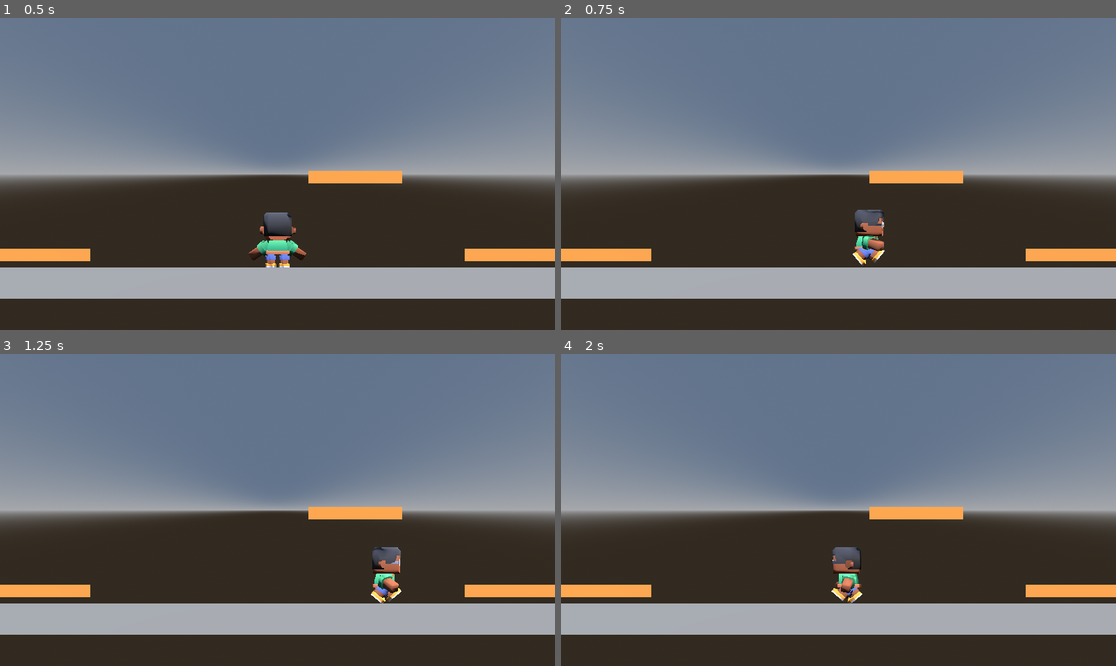
Above: before the commit, frames 1-4 (two rows, left to right).
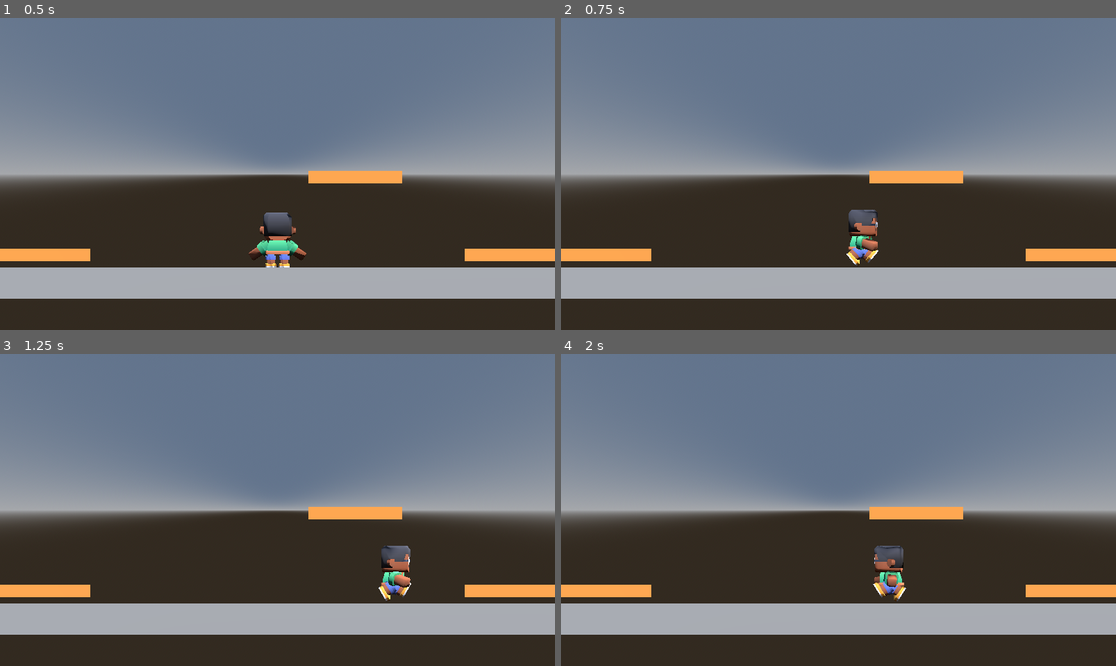
Above: after the commit, the same moments.

Repository: DanielNavarro-02/SpartanBlood
Game: Godot game, scene res://main.tscn
Same seed, same stepped clock (60 frames per second), same inputs: the game is played once before the commit and once after it.
Inputs:
- Up to frame 1 (0.5 s): no input
- Up to frame 2 (0.75 s): tap Enter at 0.5 s; hold D (move_right) from 0.53 s (still down)
- Up to frame 3 (1.25 s): keep holding D (move_right); tap Space (saltar) at 0.77 s
- Up to frame 4 (2 s): release D (move_right) at 1.28 s; hold A (move_left) from 1.28 s (still down); tap Space (saltar) at 1.52 s

Frame 1 is identical in both runs. In frame 2, 0.7% of the frame differs, in the area x 51-59%, y 61-80%; in frame 3, 0.9%; in frame 4, 1.4%, in the area x 48-63%, y 61-80%.

Commit message:
T7 N2 - Tarea A - arranque y frenado

Diff:
--- a/personaje.gd
+++ b/personaje.gd
@@ -1,14 +1,16 @@
 extends CharacterBody3D
 
-@export var speed = 5.0
-@export var gravedad = 20.0
-@export var altura_salto = 6.0
+@export var speed = 6.0
+@export var tiempo_arranque = 0.15
+@export var gravedad = 30.0
+@export var altura_salto = 4.0
 @onready var anim = $Modelo/AnimationPlayer
 
 # Enchufes: otros scripts (las acciones del juego) cambian estas tres variables.
 var multiplicador = 1.0     # 1 = rapidez normal, 0.5 = la mitad, 0 = quieto
 var empuje = Vector3.ZERO   # velocidad extra en m/s (dash, retroceso)
 var accion = ""             # animación de la acción; "" = ninguna
+var avance = 0.0
 
 
 func _physics_process(delta):
@@ -18,7 +20,9 @@
 		velocity.y = sqrt(2 * gravedad * altura_salto)
 
 	var lado = Input.get_axis("move_left", "move_right")
-	velocity.x = lado * speed * multiplicador + empuje.x
+	var paso = speed / tiempo_arranque * delta
+	avance = move_toward(avance, lado * speed * multiplicador, paso)
+	velocity.x = avance + empuje.x
 
 	if lado != 0:
 		rotation.y = -PI / 2 * sign(lado)   # mira hacia +X o hacia -X
@@ -26,7 +30,7 @@
 		anim.play(accion)
 	elif not is_on_floor():
 		anim.play("jump" if velocity.y > 0 else "fall")
-	elif lado != 0:
+	elif absf(avance) > 0.1:
 		anim.play("walk")
 	else:
 		anim.play("idle")
